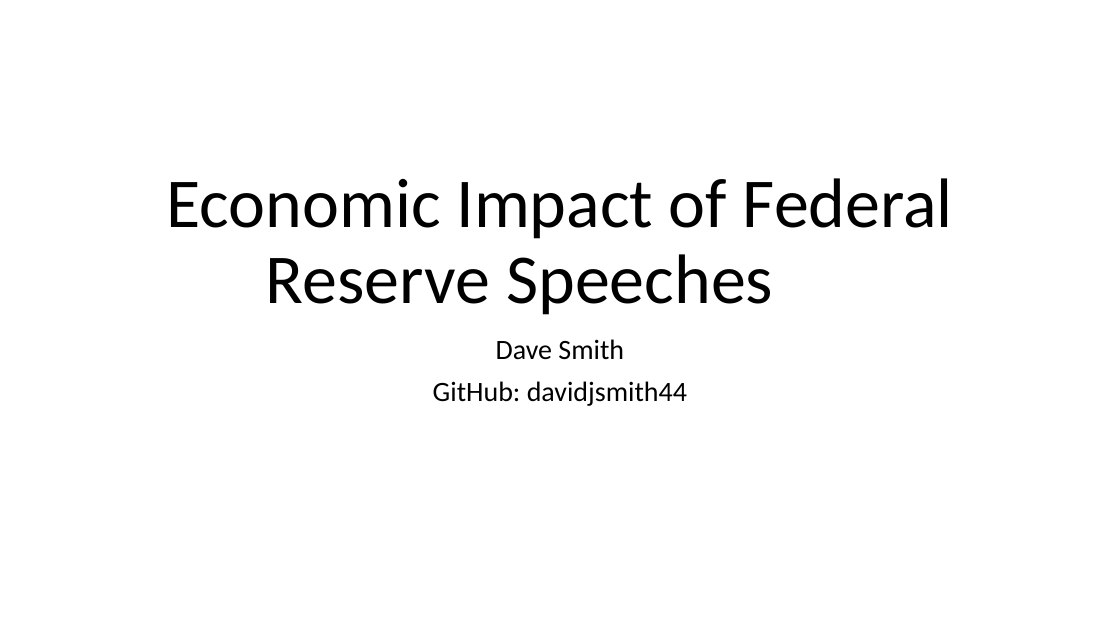
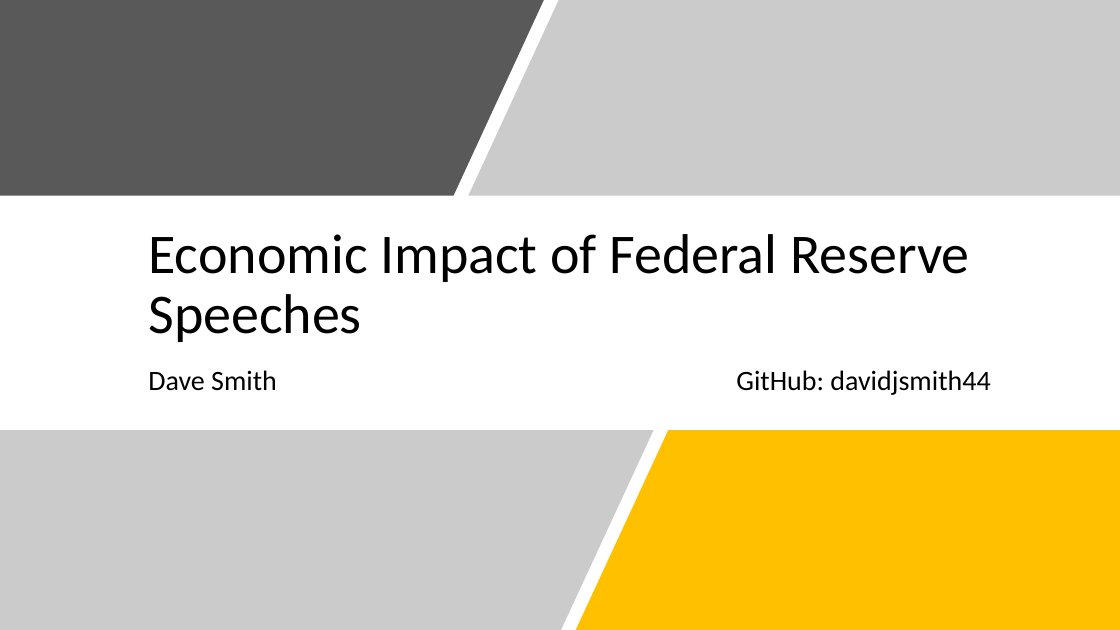
Before and after one commit to davidjsmith44/NLP-Fed-Speeches, a slide deck: slide 1 of Presentation/Presentation1.pptx. Drawn at 1120x630 pixels with LibreOffice and Linux fonts; fonts in the diff are those of the drawing. Boxes give left, top, right and bottom in pixels: in the first picture for what was removed or moved away, otherwise in the second. Text is boxed around its words. In the diff, an @@ line names an element or a change of style, - is before the commit and + after.

```diff
--- a/Presentation/Presentation1.pptx
+++ b/Presentation/Presentation1.pptx
@@ freeform shape added at (0, 0, 544, 196), fill #595959 @@
@@ freeform shape added at (469, 0, 1120, 196), fill #7F7F7F at 40% opacity @@
@@ title "Economic Impact of Federal Reserve ...": place and size @@
-title "Economic Impact of Federal Reserve ..." at (166, 178, 953, 315)
+title "Economic Impact of Federal Reserve ..." at (148, 234, 970, 342)
@@ title "Economic Impact of Federal Reserve ..." at (148, 234, 970, 342): size 60 to 48 pt; alignment centre to left @@
@@ subtitle at (148, 370, 990, 395): text changed @@
-Dave Smith
-GitHub: davidjsmith44
+Dave Smith GitHub: davidjsmith44
@@ freeform shape added at (0, 430, 654, 630), fill #7F7F7F at 40% opacity @@
@@ freeform shape added at (565, 430, 981, 630), fill #FFFFFF @@
@@ freeform shape added at (576, 430, 1120, 630), fill #FFC000 @@
```
Also in this commit, not shown: 1 other slide changed, 6 slides added, 5 slides removed, 15 other files.
